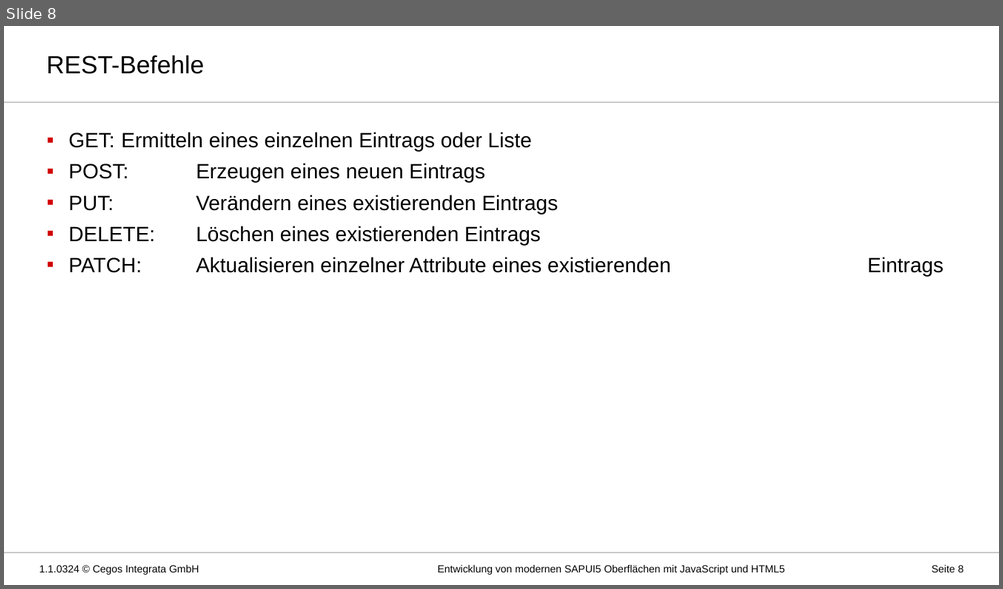
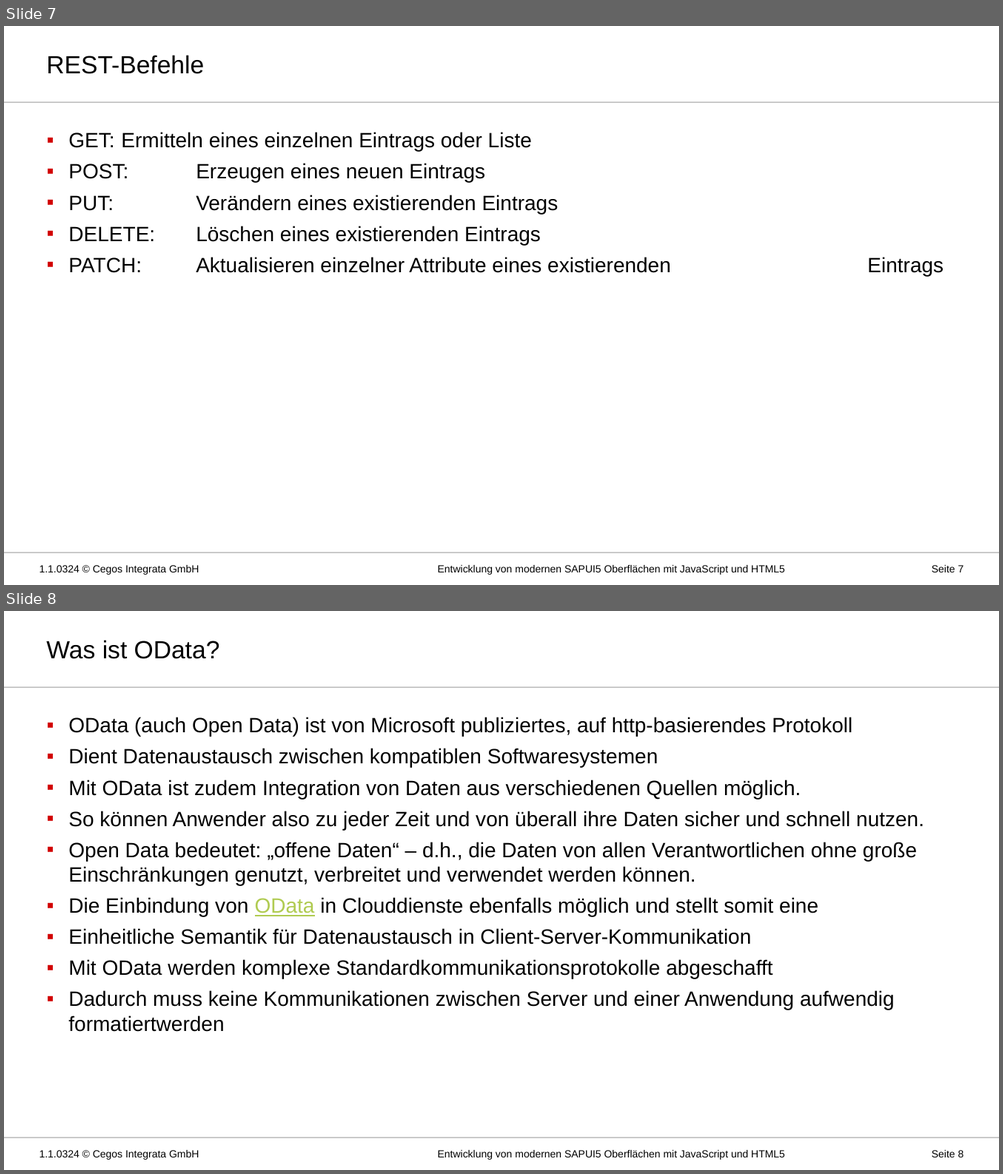
Before and after one commit to MatLange/Schulung-SAPUI5-und-Fiori, a slide deck: Präsentationsfolien/Tag03_SAPUI5-Fiori_DE.pptx. Shown one above the other, each under a label of ours: slide 8 before the commit, slides 7 and 8 after it. The pictures are 1003x589 and 1003x1174 pixels, drawn with LibreOffice and Linux fonts; fonts in the diff are those of the drawing; background and template pictures are left out. Boxes give left, top, right and bottom in pixels: in the first picture for what was removed or moved away, otherwise in the second. Text is boxed around its words. In the diff, an @@ line names an element or a change of style, - is before the commit and + after.

```diff
--- a/Präsentationsfolien/Tag03_SAPUI5-Fiori_DE.pptx
+++ b/Präsentationsfolien/Tag03_SAPUI5-Fiori_DE.pptx
@@ slide 8 added at (4,611,999,1170), background #FFFFFF; not listed: 2 template elements that a slide beside it also shows @@
@@ title added at (46,640,220,659), 24 pt, text #000000 @@
+Was ist OData?
@@ text added at (68,717,924,1032), 20 pt, text #000000 @@
+▪ OData (auch Open Data) ist von Microsoft publiziertes, auf http-basierendes Protokoll
+▪ Dient Datenaustausch zwischen kompatiblen Softwaresystemen
+▪ Mit OData ist zudem Integration von Daten aus verschiedenen Quellen möglich.
+▪ So können Anwender also zu jeder Zeit und von überall ihre Daten sicher und schnell nutzen.
+▪ Open Data bedeutet: „offene Daten“ – d.h., die Daten von allen Verantwortlichen ohne große Einschränkungen genutzt, verbreitet und verwendet werden können.
+▪ Die Einbindung von OData in Clouddienste ebenfalls möglich und stellt somit eine
+▪ Einheitliche Semantik für Datenaustausch in Client-Server-Kommunikation
+▪ Mit OData werden komplexe Standardkommunikationsprotokolle abgeschafft
+▪ Dadurch muss keine Kommunikationen zwischen Server und einer Anwendung aufwendig formatiertwerden
@@ text added at (40,1150,199,1160), 10 pt, text #000000 @@
+1.1.0324 © Cegos Integrata GmbH
@@ text added at (438,1150,785,1160), 10 pt, text #000000 @@
+Entwicklung von modernen SAPUI5 Oberflächen mit JavaScript und HTML5
@@ page number added at (931,1150,964,1158), 10 pt, text #000000 @@
+Seite 8
@@ what was slide 8 is now slide 7 @@
@@ page number at (931,565,964,573): text changed @@
-Seite 8
+Seite 7
```
Also in this commit, not shown: 4 slides changed, 1 other slide added, 2 slides removed, 3 other files.
